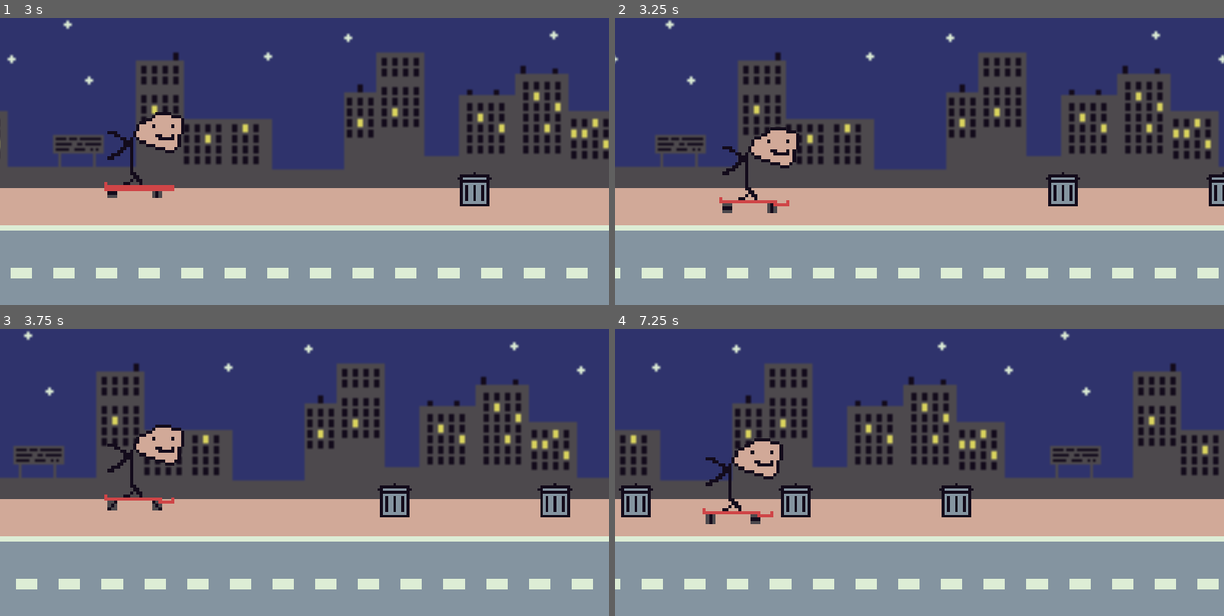
Above: before the commit, frames 1-4 (two rows, left to right).
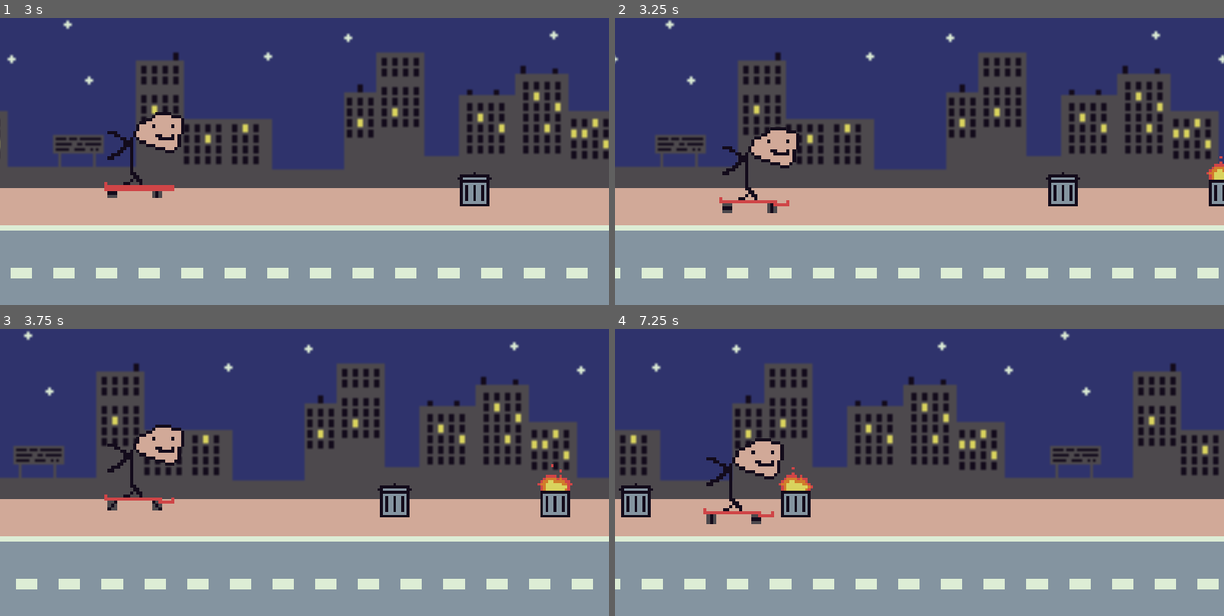
Above: after the commit, the same moments.

Repository: arnauddrain/ugly-skater
Game: Godot game, scene res://scenes/main.tscn
Same seed, same stepped clock (60 frames per second), same inputs: the game is played once before the commit and once after it.
Inputs (mouse positions are in pixels of both pictures, inside the frame that each line leads up to):
- Up to frame 1 (3 s): move the mouse to (438, 147) at 0.52 s; click (438, 147) at 0.67 s; move the mouse to (182, 175) at 1.27 s; click (182, 175) at 1.42 s; move the mouse to (365, 98) at 2.02 s; click (365, 98) at 2.17 s; move the mouse to (274, 218) at 2.77 s; click (274, 218) at 2.92 s
- Up to frame 2 (3.25 s): no input
- Up to frame 3 (3.75 s): move the mouse to (487, 515) at 3.52 s; click (487, 515) at 3.67 s
- Up to frame 4 (7.25 s): move the mouse to (736, 429) at 4.27 s; click (736, 429) at 4.42 s; move the mouse to (949, 472) at 5.02 s; click (949, 472) at 5.17 s; move the mouse to (828, 400) at 5.77 s; click (828, 400) at 5.92 s; move the mouse to (1053, 458) at 6.52 s; click (1053, 458) at 6.67 s

Frame 1 is identical in both runs. In frame 2, 0.1% of the frame differs, in the area x 97-100%, y 48-57%; in frame 3, 0.3%; in frame 4, 1.0%, in the area x 14-59%, y 38-68%.

Commit message:
add trash fire

Diff:
--- a/scenes/player.tscn
+++ b/scenes/player.tscn
@@ -23,8 +23,7 @@
 "values": [ 8, 14 ]
 }
 
-[sub_resource type="Animation" id=2]
-resource_name = "skate"
+[sub_resource type="Animation" id=3]
 length = 0.7
 loop = true
 tracks/0/type = "value"
@@ -55,5 +54,5 @@
 shape = SubResource( 1 )
 
 [node name="AnimationPlayer" type="AnimationPlayer" parent="."]
-anims/jump = SubResource( 3 )
-anims/skate = SubResource( 2 )
+anims/jump = SubResource( 2 )
+anims/skate = SubResource( 3 )
--- /dev/null
+++ b/scenes/trash-fire.gd
@@ -0,0 +1,13 @@
+extends StaticBody2D
+
+var velocity = -200
+var size
+
+func _ready():
+	$AnimationPlayer.play("fire")
+	size = $Sprite.texture.get_size().x * scale.x
+
+func _process(delta):
+	position.x += velocity * delta
+	if (position.x < -size):
+		queue_free()
--- /dev/null
+++ b/scenes/trash-fire.tscn
@@ -0,0 +1,39 @@
+[gd_scene load_steps=5 format=2]
+
+[ext_resource path="res://scenes/trash-fire.gd" type="Script" id=1]
+[ext_resource path="res://images/trash-fire.png" type="Texture" id=2]
+
+[sub_resource type="RectangleShape2D" id=1]
+extents = Vector2( 5.50012, 8.16227 )
+
+[sub_resource type="Animation" id=2]
+resource_name = "fire"
+length = 0.4
+loop = true
+tracks/0/type = "value"
+tracks/0/path = NodePath("Sprite:frame")
+tracks/0/interp = 1
+tracks/0/loop_wrap = true
+tracks/0/imported = false
+tracks/0/enabled = true
+tracks/0/keys = {
+"times": PoolRealArray( 0, 0.4 ),
+"transitions": PoolRealArray( 1, 1 ),
+"update": 0,
+"values": [ 0, 3 ]
+}
+
+[node name="TrashFire" type="StaticBody2D"]
+scale = Vector2( 5, 5 )
+script = ExtResource( 1 )
+
+[node name="Sprite" type="Sprite" parent="."]
+texture = ExtResource( 2 )
+hframes = 4
+
+[node name="CollisionShape2D" type="CollisionShape2D" parent="."]
+position = Vector2( 0.61828, 4.77637 )
+shape = SubResource( 1 )
+
+[node name="AnimationPlayer" type="AnimationPlayer" parent="."]
+anims/fire = SubResource( 2 )
--- a/scripts/main.gd
+++ b/scripts/main.gd
@@ -3,12 +3,14 @@
 var screen_size
 var rng = RandomNumberGenerator.new()
 var trash_scene
+var trash_fire_scene
 
 # Called when the node enters the scene tree for the first time.
 func _ready():
 	rng.randomize()
 	screen_size = get_viewport_rect().size
 	trash_scene = load("res://scenes/trash.tscn")
+	trash_fire_scene = load("res://scenes/trash-fire.tscn")
 	var street_scene = load("res://scenes/street.tscn")
 	var street_node_sample = street_scene.instance()
 	var street_size = street_node_sample.get_node('Sprite').texture.get_size() * street_node_sample.scale
@@ -22,8 +24,12 @@
 		move_child(street_node, 2)
 
 func _on_TrashTimer_timeout():
-	if rng.randi_range(0, 10) >4:
-		var trash_node = trash_scene.instance()
+	if rng.randi_range(0, 10) > 4:
+		var trash_node
+		if rng.randi_range(0,3) > 1:
+			trash_node = trash_scene.instance()
+		else:
+			trash_node = trash_fire_scene.instance()
 		add_child(trash_node)
 		move_child(trash_node, 100)
 		trash_node.position.y = screen_size.y / 2 + 20
Binary file added: images/trash-fire.png
Not shown, added: images/trash-fire.png.import
Not shown: 1 places in scenes/player.tscn that only renumber resources
